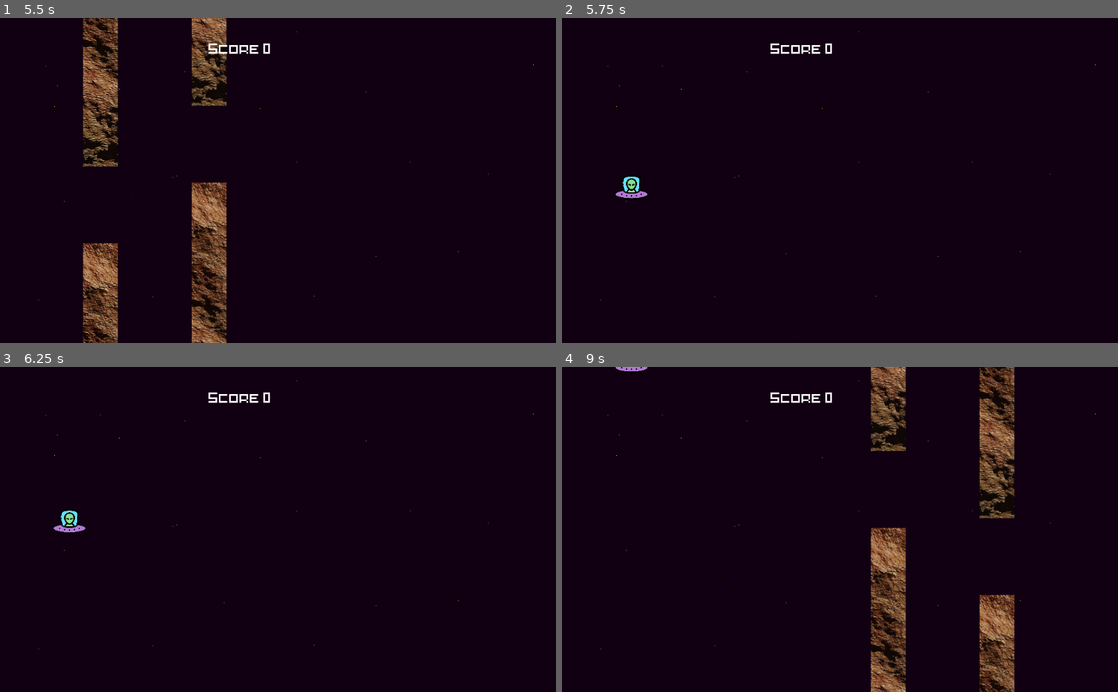
Above: before the commit, frames 1-4 (two rows, left to right).
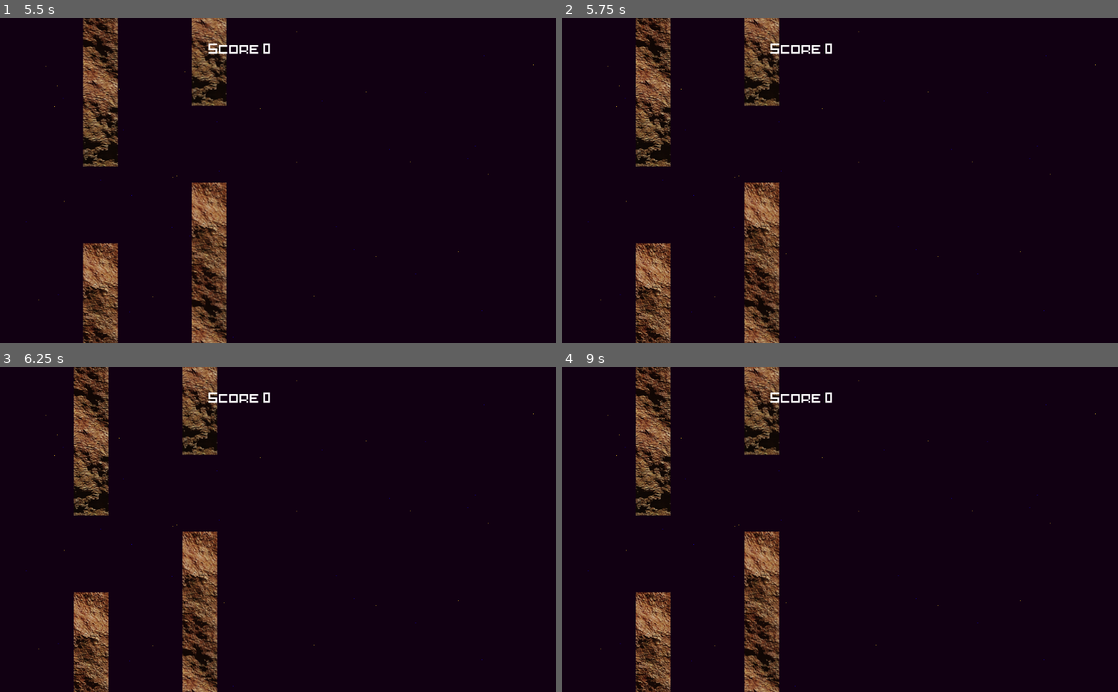
Above: after the commit, the same moments.

Repository: Chamerli-sh/Flappy-Things
Game: Godot game, scene res://World/World.tscn
Two runs of this game, one before a commit and one after it. Both use one fixed random seed, a clock stepped at 60 frames per second and the inputs below. The project has no main scene, so this scene is started directly.
Inputs:
- Up to frame 1 (5.5 s): tap Up (jump) at 0.6, 0.77, 1.07, 1.35, 1.52, 1.82, 2.1, 2.85, 3.02, 3.32, 3.6, 3.77, 4.07, 4.35, 4.52, 4.82, 5.1 s
- Up to frame 2 (5.75 s): no input
- Up to frame 3 (6.25 s): tap Up (jump) at 5.85, 6.02 s
- Up to frame 4 (9 s): tap Up (jump) at 6.32, 6.6, 6.77, 7.07, 7.35, 7.52, 7.82, 8.1, 8.85 s

Frame 1 is identical in both runs. In frame 2, 8.0% of the frame differs, in the area x 9-40%, y 0-100%; in frame 3, 8.0%; in frame 4, 16%, in the area x 9-82%, y 0-100%.

Commit message:
Inplementing the explosion particle made not with Unity's Particle System

Diff:
--- a/Global.gd
+++ b/Global.gd
@@ -2,6 +2,7 @@
 
 var score = 0
 var high_score = 0
+var lost = false
 
 func add_score(score):
 	score += score
--- a/Pipe/Pipe.gd
+++ b/Pipe/Pipe.gd
@@ -3,7 +3,8 @@
 const MOVE_SPEED = 200
 
 func _process(delta):
-	translate(Vector2.LEFT * delta * MOVE_SPEED)
+	if Global.lost == false:
+		translate(Vector2.LEFT * delta * MOVE_SPEED)
 
 func _on_Pipe_body_entered(body):
 	if body.name == "Player":
--- a/Player/Player.gd
+++ b/Player/Player.gd
@@ -5,11 +5,10 @@
 const JUMP_SPEED = 350
 const GRAVITY = 20
 
-
 var motion : Vector2
 
 func _physics_process(delta):
-	if Input.is_action_just_released("jump"):
+	if Input.is_action_just_released("jump") and not Global.lost:
 		motion.y = -JUMP_SPEED
 
 	motion.y += GRAVITY
@@ -20,7 +19,11 @@
 	for i in get_slide_count():
 		var collision = get_slide_collision(i)
 		if collision.collider.is_in_group("Pipe"):
-			get_tree().change_scene("res://World/World.tscn")
-			print("Game Over")
-			print("Your current hight score is: " + str(Global.get_hight_score(Global.score)))
-			Global.score = 0
+			die()
+
+func die():
+	print("Game Over")
+	print("Your current hight score is: " + str(Global.get_hight_score(Global.score)))
+	Global.score = 0
+	Global.lost = true
+	get_tree().get_current_scene().die()
--- a/World/World.gd
+++ b/World/World.gd
@@ -1,6 +1,19 @@
 extends Node2D
 
 onready var score_label = $Control/Label
+onready var explosion_particle = preload("res://Particles/ExplosionParticle.tscn")
+onready var player_node = get_node("Player")
+var explosion
+
+func _ready():
+	explosion = explosion_particle.instance()
 
 func _process(delta):
 	score_label.set_text("Score: " + str(Global.score))
+
+
+
+func die():
+
+	add_child(explosion)
+	explosion.global_position = player_node.global_position
